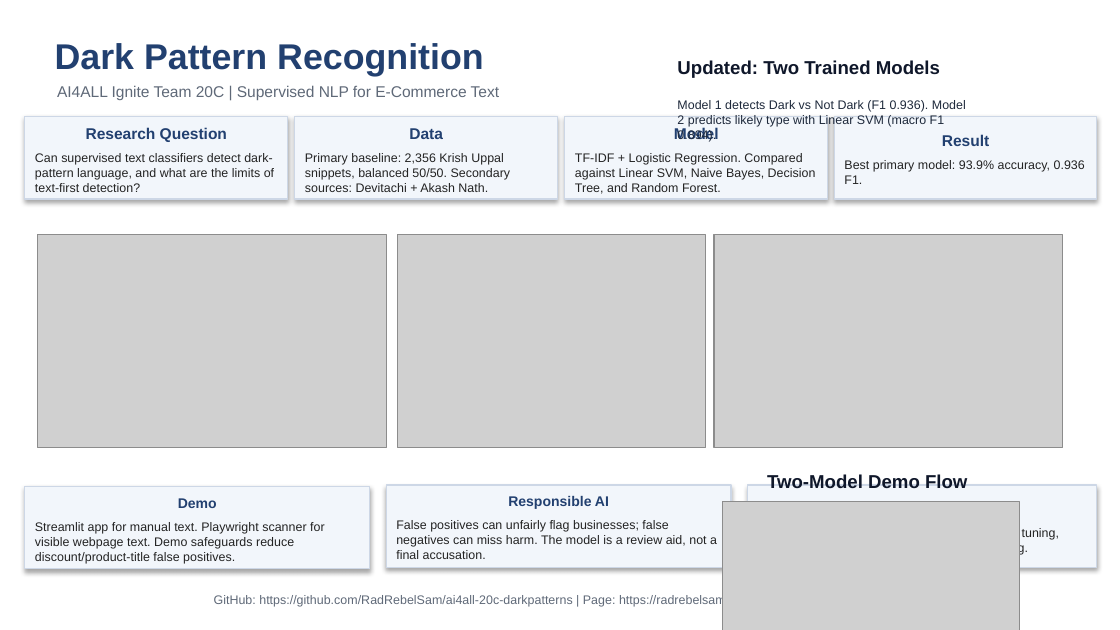
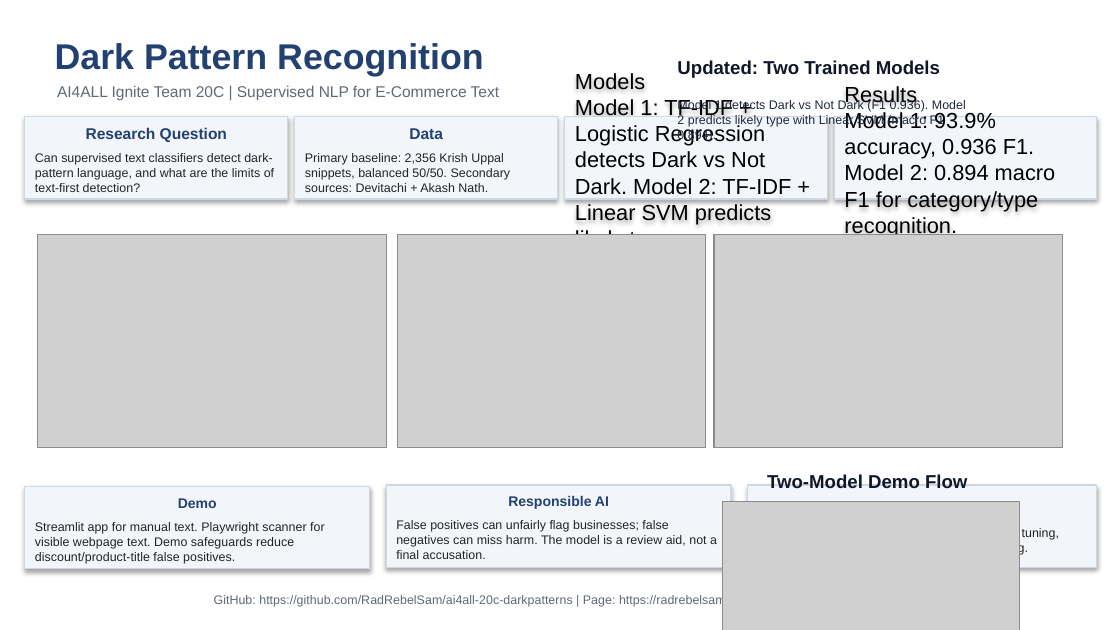
Before and after one commit to RadRebelSam/ai4all-20c-darkpatterns, a slide deck: slide 1 of deliverables/Group 20C - Final Poster.pptx. Drawn at 1120x630 pixels with LibreOffice and Linux fonts; fonts in the diff are those of the drawing; grey boxes stand for pictures. Boxes give left, top, right and bottom in pixels: in the first picture for what was removed or moved away, otherwise in the second. Text is boxed around its words. In the diff, an @@ line names an element or a change of style, - is before the commit and + after.

Commit message:
Correct final presentation and poster updates

```diff
--- a/deliverables/Group 20C - Final Poster.pptx
+++ b/deliverables/Group 20C - Final Poster.pptx
@@ text in rectangle at <box>575,73,791,235</box>: text changed; size 8 to 14 pt; text colour #232323 to #000000 @@
-Model
-TF-IDF + Logistic Regression. Compared against Linear SVM, Naive Bayes, Decision Tree, and Random Forest.
+Models
+Model 1: TF-IDF + Logistic Regression detects Dark vs Not Dark. Model 2: TF-IDF + Linear SVM predicts likely type.
@@ text in rectangle at <box>844,86,1056,235</box>: text changed; size 8 to 14 pt; text colour #232323 to #000000 @@
-Result
-Best primary model: 93.9% accuracy, 0.936 F1.
+Results
+Model 1: 93.9% accuracy, 0.936 F1. Model 2: 0.894 macro F1 for category/type recognition.
```
Also in this commit, not shown: 1 other file.
